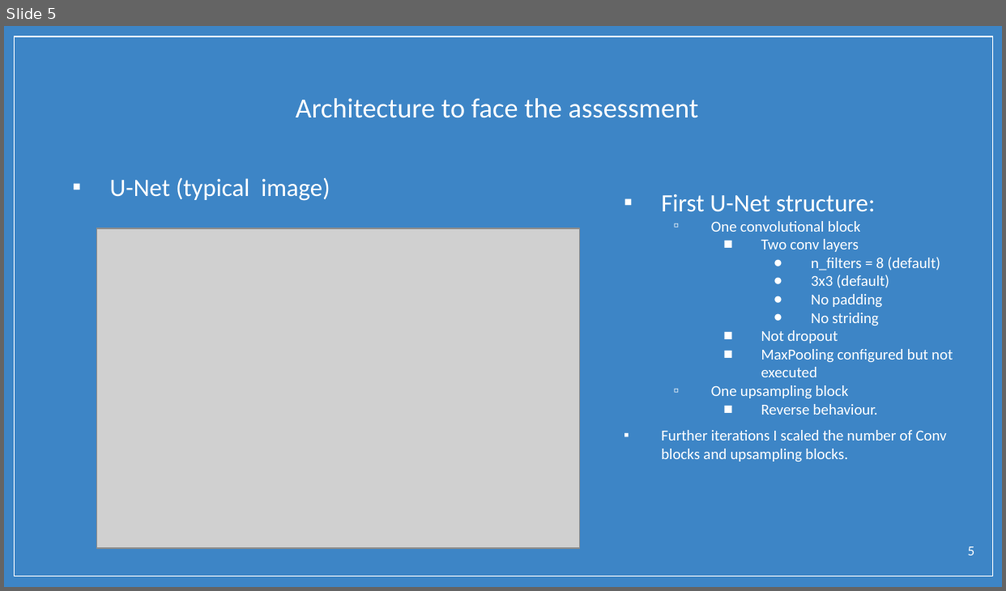
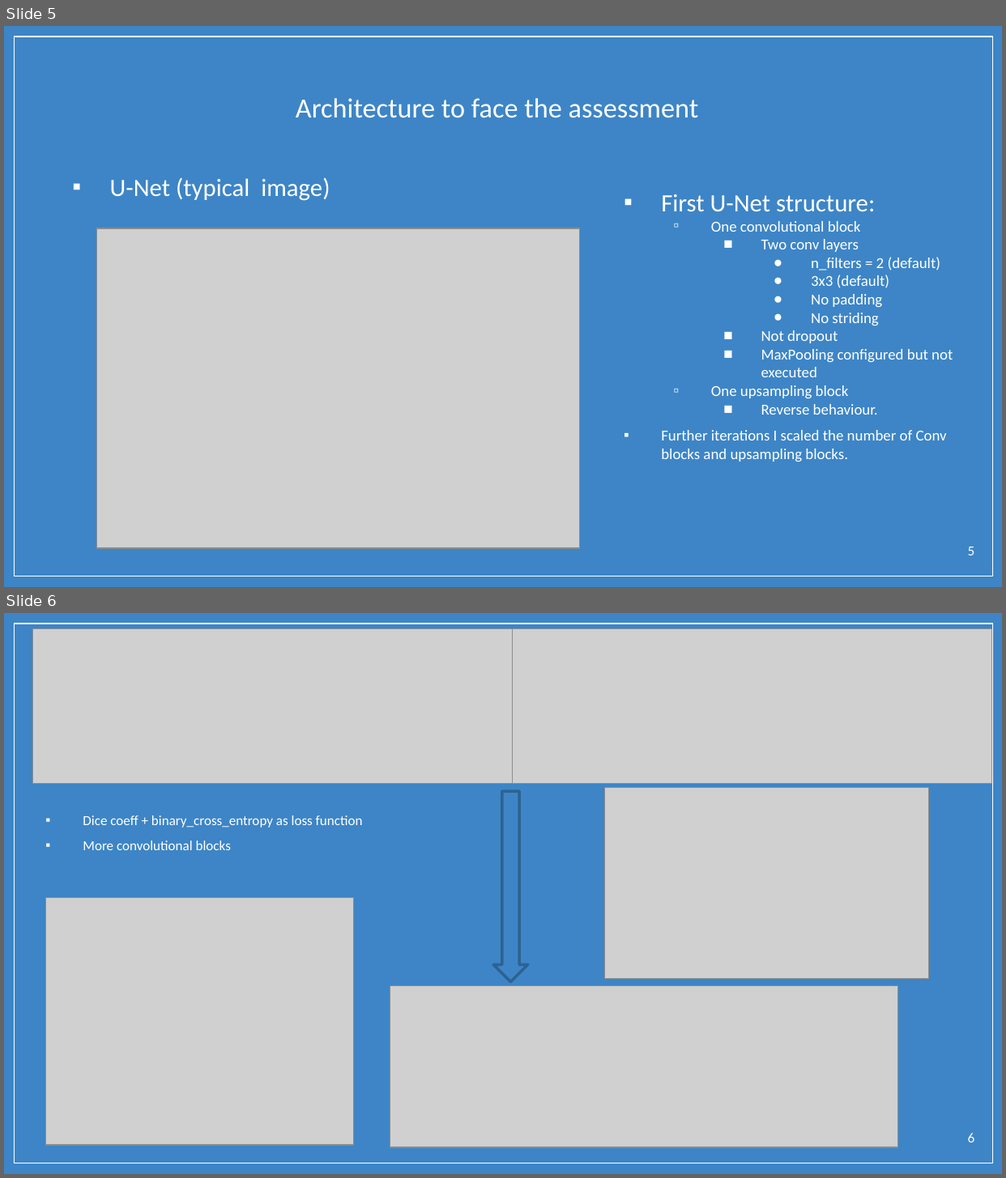
Before and after one commit to borjaf696/cv_test, a slide deck: valeo_assessment.pptx. Shown one above the other, each under a label of ours: slide 5 before the commit, slides 5 and 6 after it. The pictures are 1006x591 and 1006x1178 pixels, drawn with LibreOffice and Linux fonts; fonts in the diff are those of the drawing; grey boxes stand for pictures; background and template pictures are left out. Boxes give left, top, right and bottom in pixels: in the first picture for what was removed or moved away, otherwise in the second. Text is boxed around its words. In the diff, an @@ line names an element or a change of style, - is before the commit and + after.

Commit message:
Minor changes
- Update convolutional blocks
- Update loss functions
- New trials

```diff
--- a/valeo_assessment.pptx
+++ b/valeo_assessment.pptx
@@ slide 6 added at <box>4,613,1002,1174</box>, background picture (left out); not listed: 1 template element that a slide beside it also shows @@
@@ picture added at <box>33,629,513,784</box> @@
@@ picture added at <box>513,629,992,784</box> @@
@@ down arrow added at <box>493,792,528,982</box>, fill #3D85C6, outline #2D6292 2 pt @@
@@ picture added at <box>605,788,928,979</box> @@
@@ text added at <box>83,815,363,850</box>, 10 pt, text #FFFFFF @@
+▪ Dice coeff + binary_cross_entropy as loss function
+▪ More convolutional blocks
@@ picture added at <box>46,898,353,1146</box> @@
@@ picture added at <box>390,986,898,1148</box> @@
@@ page number added at <box>968,1133,975,1143</box>, 10 pt, text #FFFFFF @@
+6
@@ slide 5 changed as well @@
@@ text at <box>811,257,940,271</box>: text changed @@
-      ● n_filters = 8 (default)
+      ● n_filters = 2 (default)
```
Also in this commit, not shown: 4 other slides changed, 3 other slides added, 4 slides removed, 3 other files.
